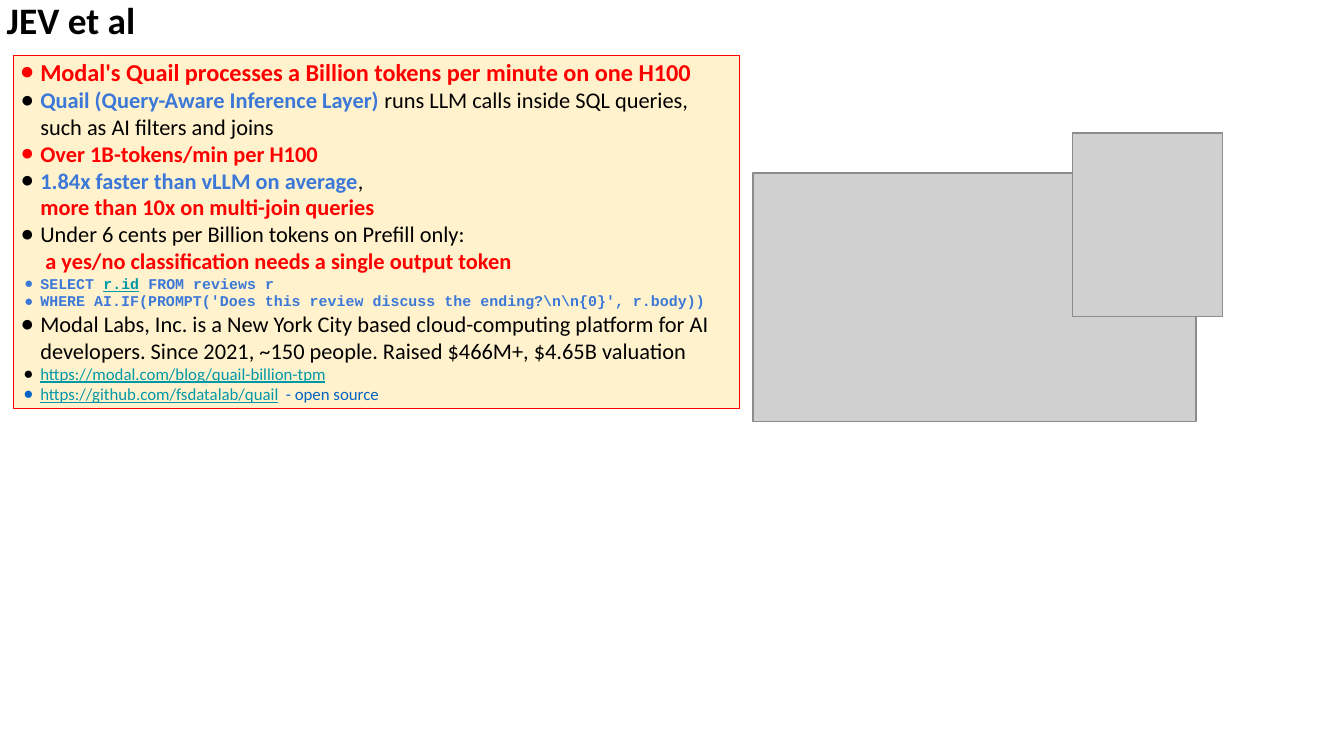
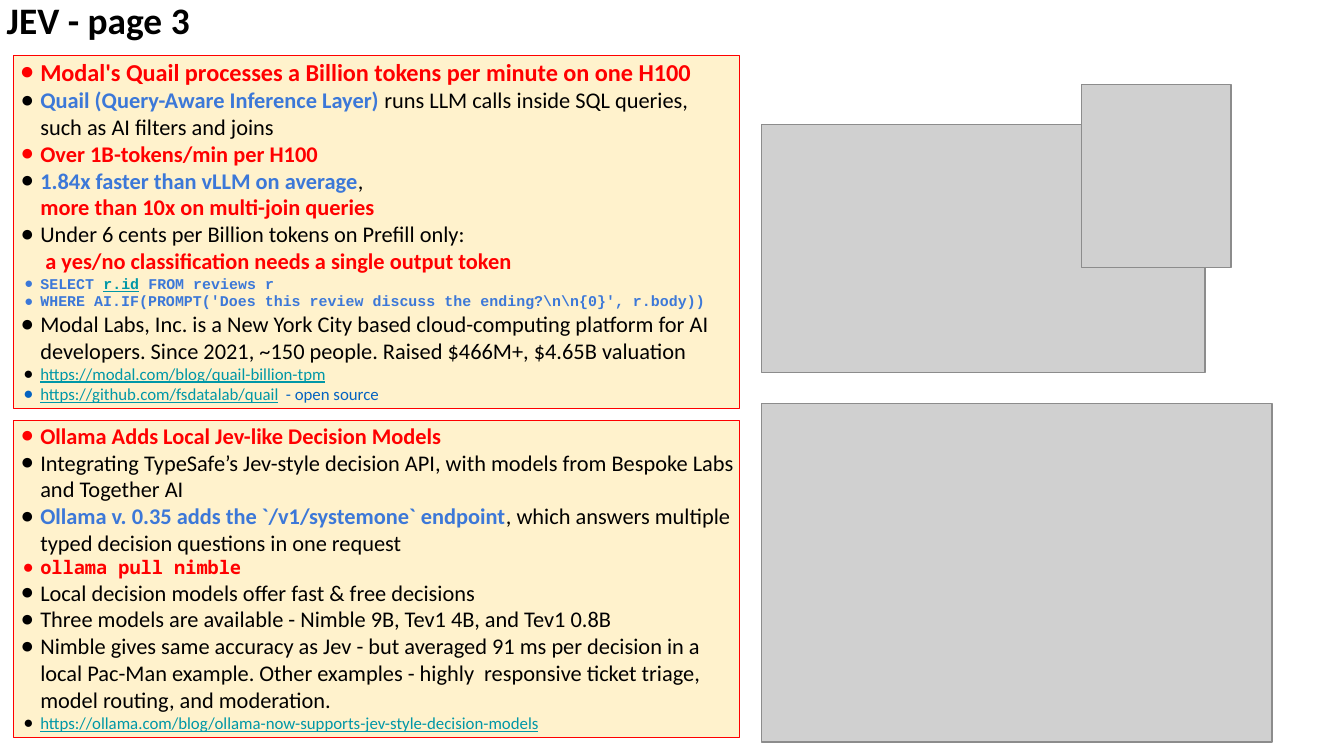
Before and after one commit to lselector/seminar, a slide deck: slide 15 of 2026/2026-10-02-AI-News.pptx (slide 11 before the commit). Drawn at 1344x756 pixels with LibreOffice and Linux fonts; fonts in the diff are those of the drawing; grey boxes stand for pictures. Boxes give left, top, right and bottom in pixels: in the first picture for what was removed or moved away, otherwise in the second. Text is boxed around its words. In the diff, an @@ line names an element or a change of style, - is before the commit and + after.

```diff
--- a/2026/2026-10-02-AI-News.pptx
+++ b/2026/2026-10-02-AI-News.pptx
@@ text at (7,9,190,41): text changed @@
-JEV et al
+JEV - page 3
@@ picture: place and size @@
-picture at (1073,133,1222,316)
+picture at (1082,85,1231,267)
@@ picture: place and size @@
-picture at (753,173,1196,422)
+picture at (762,125,1206,374)
@@ picture added at (762,403,1273,742) @@
@@ rectangle added at (13,421,739,738), fill #FFF2CC, outline #FF0000 0.75 pt, 12 pt, text #000000 @@
+● Ollama Adds Local Jev-like Decision Models
+● Integrating TypeSafe’s Jev-style decision API, with models from Bespoke Labs and Together AI
+● Ollama v. 0.35 adds the `/v1/systemone` endpoint, which answers multiple typed decision questions in one request
+● ollama pull nimble
+● Local decision models offer fast & free decisions
+● Three models are available - Nimble 9B, Tev1 4B, and Tev1 0.8B
+● Nimble gives same accuracy as Jev - but averaged 91 ms per decision in a local Pac-Man example. Other examples - highly responsive ticket triage, model routing, and moderation.
+● https://ollama.com/blog/ollama-now-supports-jev-style-decision-models
```
Also in this commit, not shown: 17 other slides changed, 7 slides added, 5 slides removed.
